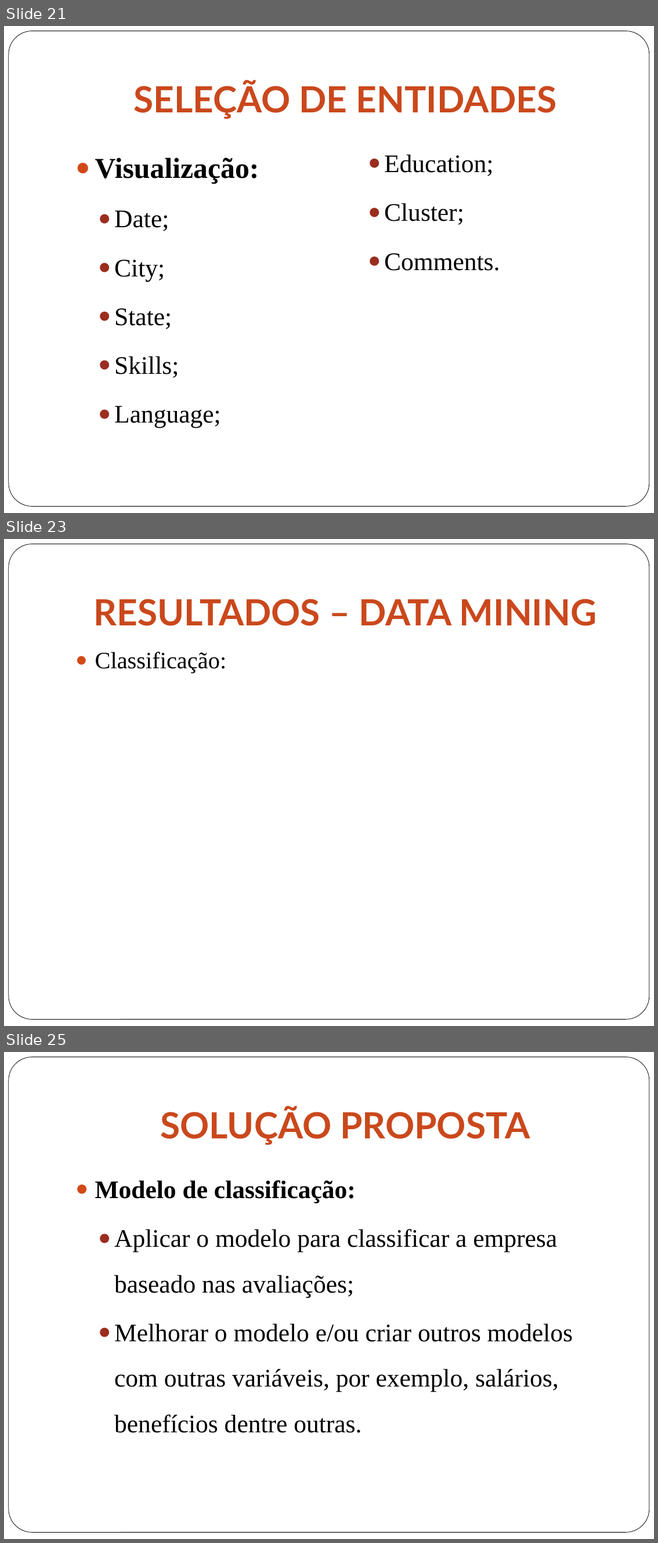
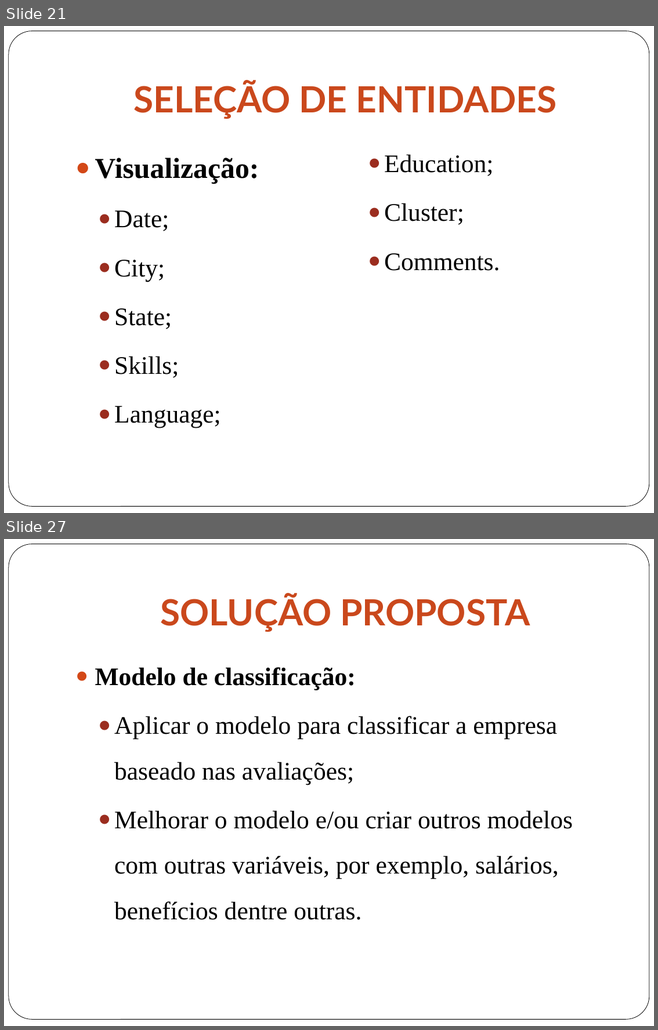
Before and after one commit to gabriellimagomes15/dsa, a slide deck: Apresentacao.pptx. Shown one above the other, each under a label of ours: slides 21, 23 and 25 before the commit, slides 21 and 27 after it; the slides between them are not shown. The pictures are 658x1543 and 658x1030 pixels, drawn with LibreOffice and Linux fonts; fonts in the diff are those of the drawing. Boxes give left, top, right and bottom in pixels: in the first picture for what was removed or moved away, otherwise in the second. Text is boxed around its words. In the diff, an @@ line names an element or a change of style, - is before the commit and + after.

```diff
--- a/Apresentacao.pptx
+++ b/Apresentacao.pptx
@@ slide 23 removed at (x1=4, y1=539, x2=654, y2=1026), background #FFFFFF; not listed: 1 template element that a slide beside it also shows @@
@@ title removed at (x1=94, y1=599, x2=597, y2=626) @@
-RESULTADOS – DATA MINING
@@ text removed at (x1=95, y1=652, x2=227, y2=673) @@
-● Classificação:
@@ what was slide 25 is now slide 27 @@
```
Also in this commit, not shown: 7 slides changed, 3 slides added, 2 other files.
